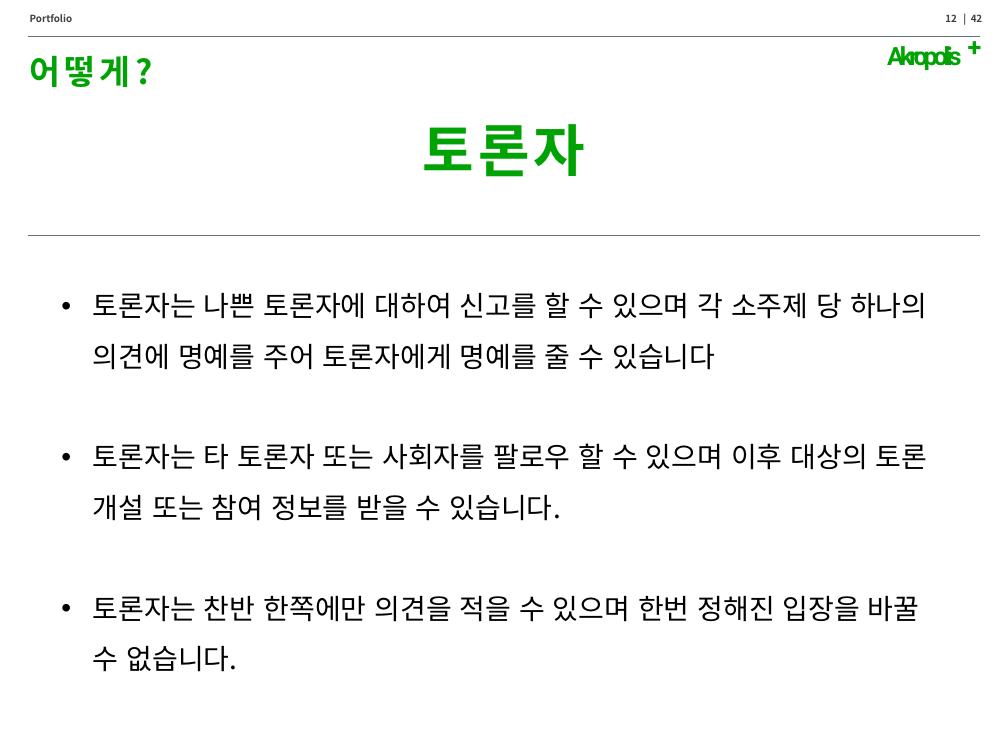
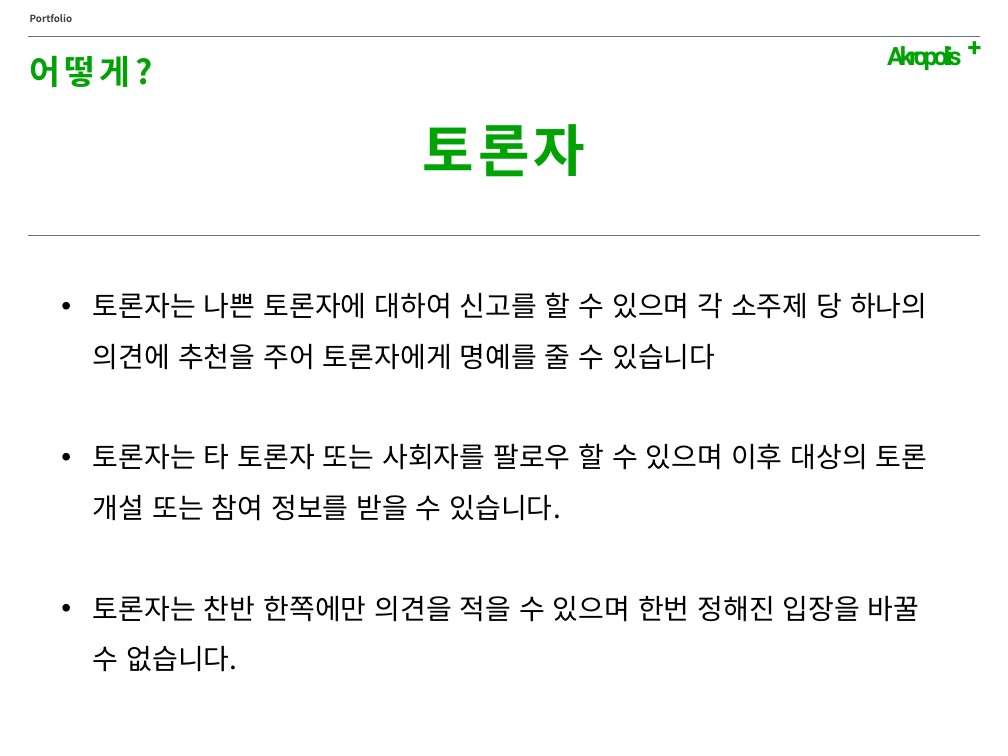
Before and after one commit to Song-InSeok/Akropolis, a slide deck: slide 12 of document/Mid_Presentation_templet.pptx. Drawn at 1008x756 pixels with LibreOffice and Linux fonts; fonts in the diff are those of the drawing. Boxes give left, top, right and bottom in pixels: in the first picture for what was removed or moved away, otherwise in the second. Text is boxed around its words. In the diff, an @@ line names an element or a change of style, - is before the commit and + after.

```diff
--- a/document/Mid_Presentation_templet.pptx
+++ b/document/Mid_Presentation_templet.pptx
@@ page number removed at [945, 14, 982, 22] @@
-12 | 42
@@ text at [93, 292, 927, 370]: text changed @@
-• 토론자는 나쁜 토론자에 대하여 신고를 할 수 있으며 각 소주제 당 하나의 의견에 명예를 주어 토론자에게 명예를 줄 수 있습니다
+• 토론자는 나쁜 토론자에 대하여 신고를 할 수 있으며 각 소주제 당 하나의 의견에 추천을 주어 토론자에게 명예를 줄 수 있습니다
```
Also in this commit, not shown: 13 other slides changed, 7 slides added, 1 slide removed, 5 other files.
